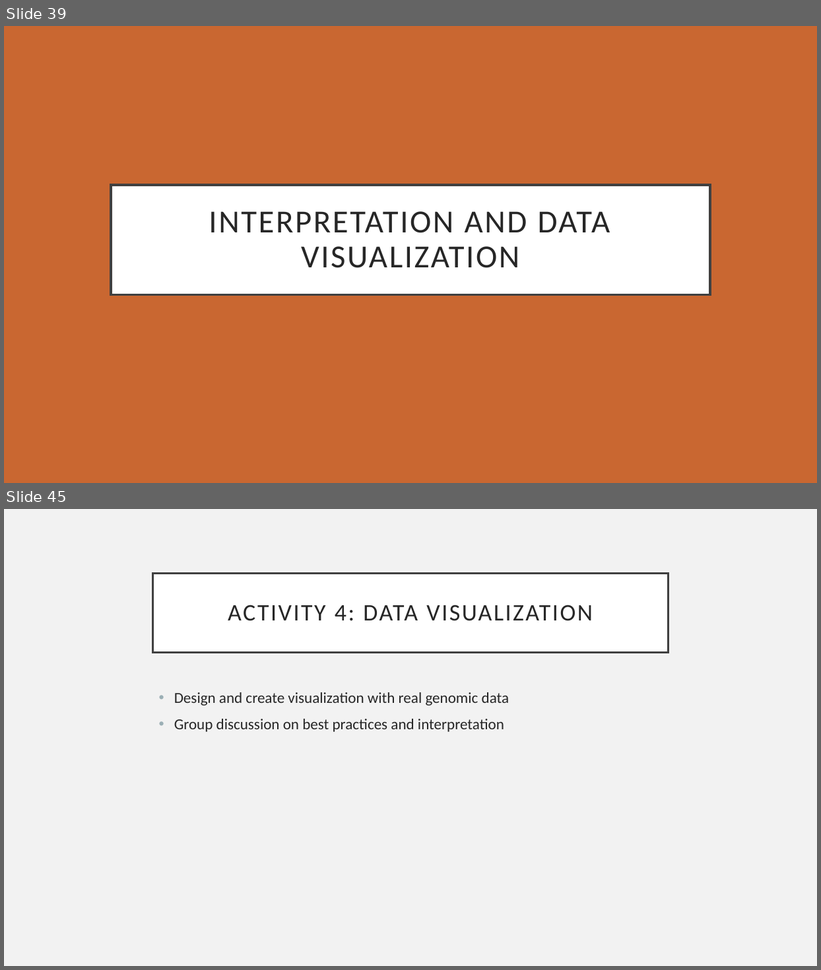
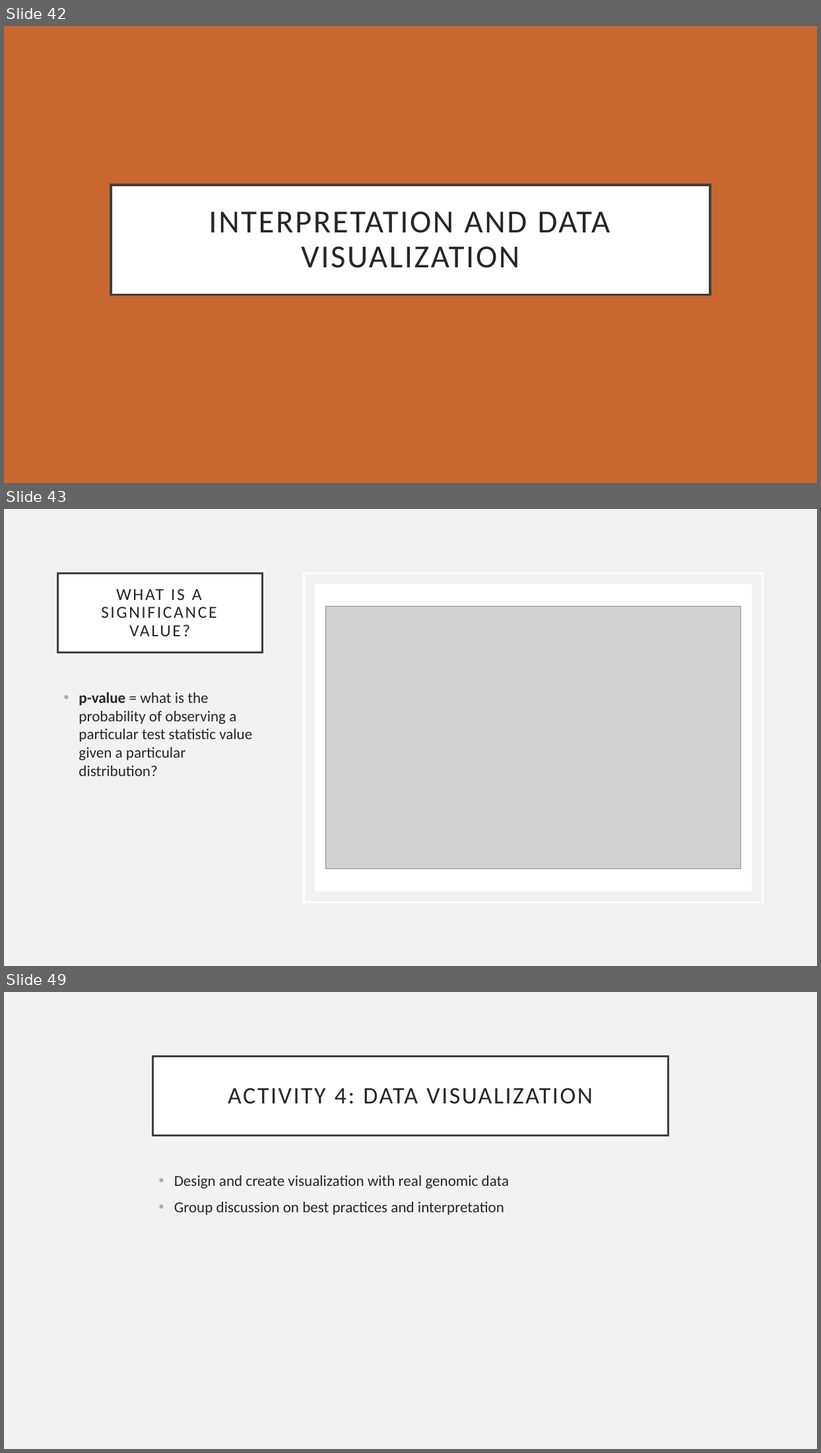
Before and after one commit to eholdmore/StatsForCompBio, a slide deck: Stats-for-Comp-Bio.pptx. Shown one above the other, each under a label of ours: slides 39 and 45 before the commit, slides 42, 43 and 49 after it; the slides between them are not shown. The pictures are 821x970 and 821x1453 pixels, drawn with LibreOffice and Linux fonts; fonts in the diff are those of the drawing; grey boxes stand for pictures. Boxes give left, top, right and bottom in pixels: in the first picture for what was removed or moved away, otherwise in the second. Text is boxed around its words. In the diff, an @@ line names an element or a change of style, - is before the commit and + after.

```diff
--- a/Stats-for-Comp-Bio.pptx
+++ b/Stats-for-Comp-Bio.pptx
@@ slide 43 added at bbox=[4, 509, 817, 966], background #F2F2F2 @@
@@ title added at bbox=[57, 573, 262, 652], fill #FFFFFF, outline #404040 2.5 pt, 20 pt, text #262626 @@
+WHAT IS A SIGNIFICANCE VALUE?
@@ rectangle added at bbox=[304, 573, 763, 902], outline #FFFFFF 2.5 pt @@
@@ rectangle added at bbox=[314, 584, 752, 891], fill #FFFFFF @@
@@ picture added at bbox=[325, 607, 741, 869] @@
@@ text added at bbox=[79, 692, 252, 776], 18 pt, text #262626 @@
+• p-value = what is the probability of observing a particular test statistic value given a particular distribution?
@@ what was slide 39 is now slide 42 @@
@@ what was slide 45 is now slide 49 @@
```
Also in this commit, not shown: 12 slides changed, 3 other slides added, 2 other files.
